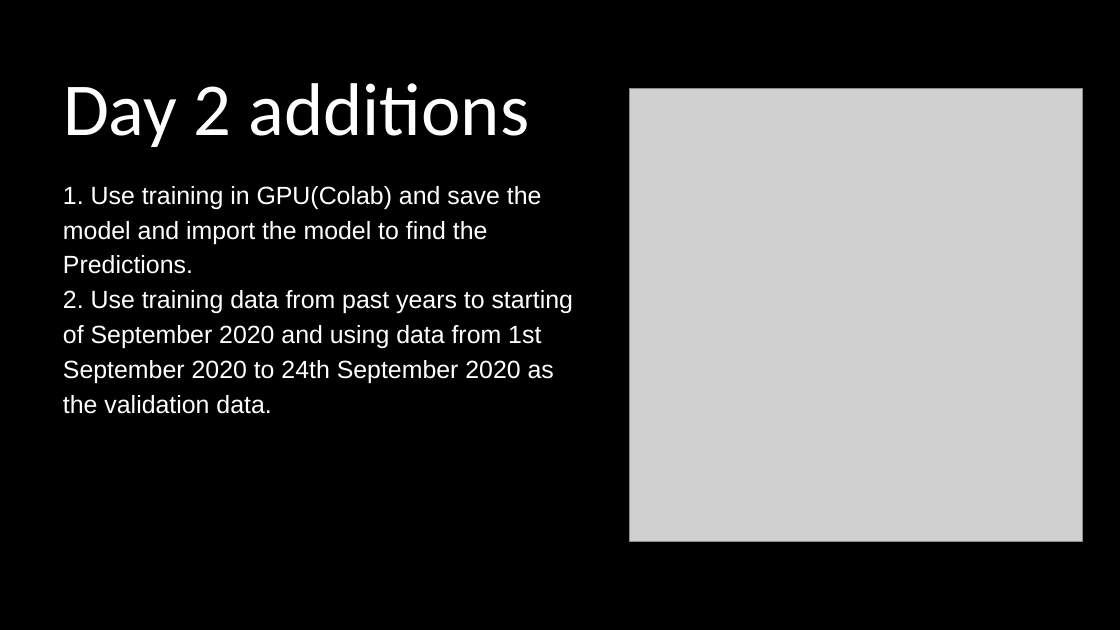
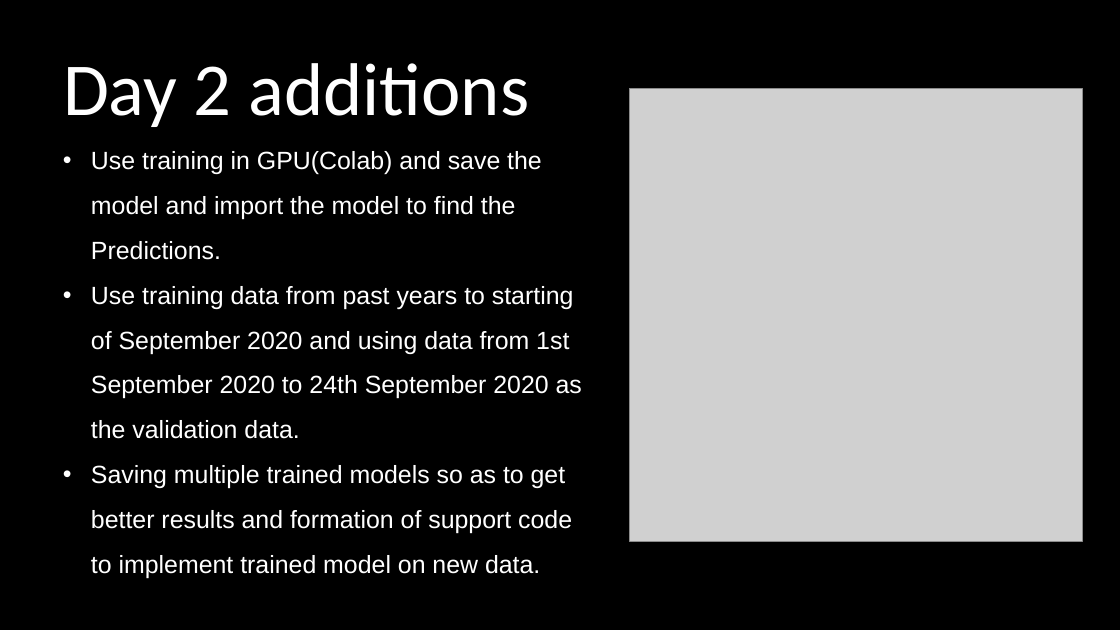
Before and after one commit to salonijaindev/Hacksprint_PS05_Ode-to-Code, a slide deck: slide 5 of PPT/Stock market Analyser.pptx. Drawn at 1120x630 pixels with LibreOffice and Linux fonts; fonts in the diff are those of the drawing; grey boxes stand for pictures. Boxes give left, top, right and bottom in pixels: in the first picture for what was removed or moved away, otherwise in the second. Text is boxed around its words. In the diff, an @@ line names an element or a change of style, - is before the commit and + after.

```diff
--- a/PPT/Stock market Analyser.pptx
+++ b/PPT/Stock market Analyser.pptx
@@ text "Day 2 additions": place and size @@
-text "Day 2 additions" at bbox=[63, 83, 530, 147]
+text "Day 2 additions" at bbox=[63, 63, 530, 127]
@@ text at bbox=[91, 151, 582, 579]: text changed @@
-1. Use training in GPU(Colab) and save the model and import the model to find the Predictions.
-2. Use training data from past years to starting of September 2020 and using data from 1st September 2020 to 24th September 2020 as the validation data.
+• Use training in GPU(Colab) and save the model and import the model to find the Predictions.
+• Use training data from past years to starting of September 2020 and using data from 1st September 2020 to 24th September 2020 as the validation data.
+• Saving multiple trained models so as to get better results and formation of support code to implement trained model on new data.
```
Also in this commit, not shown: 4 other slides changed, 1 slide added, 1 slide removed.
